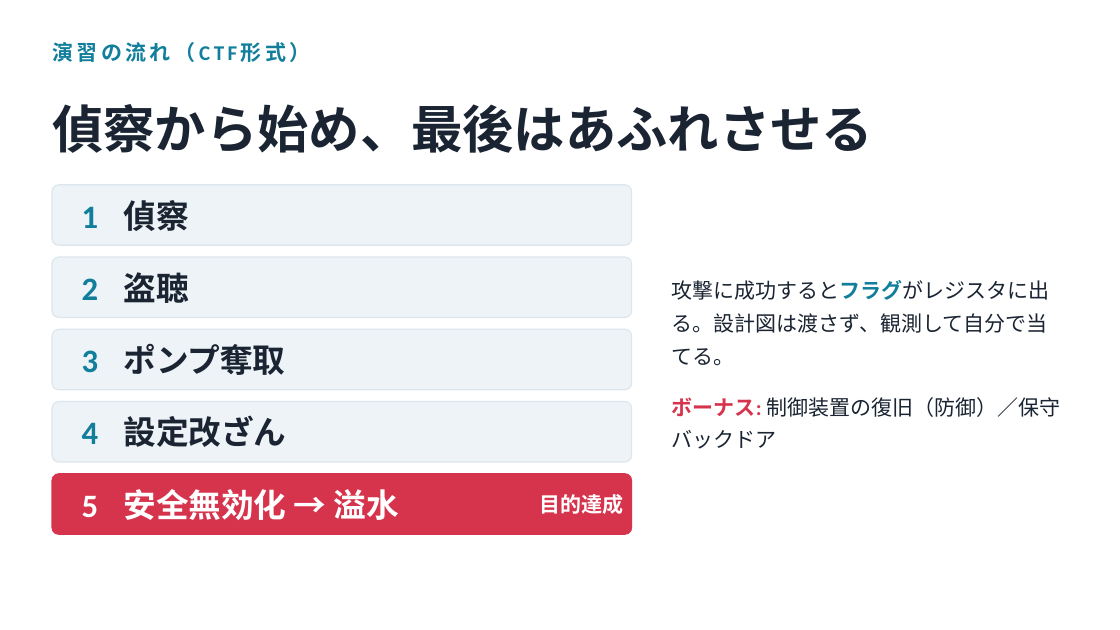
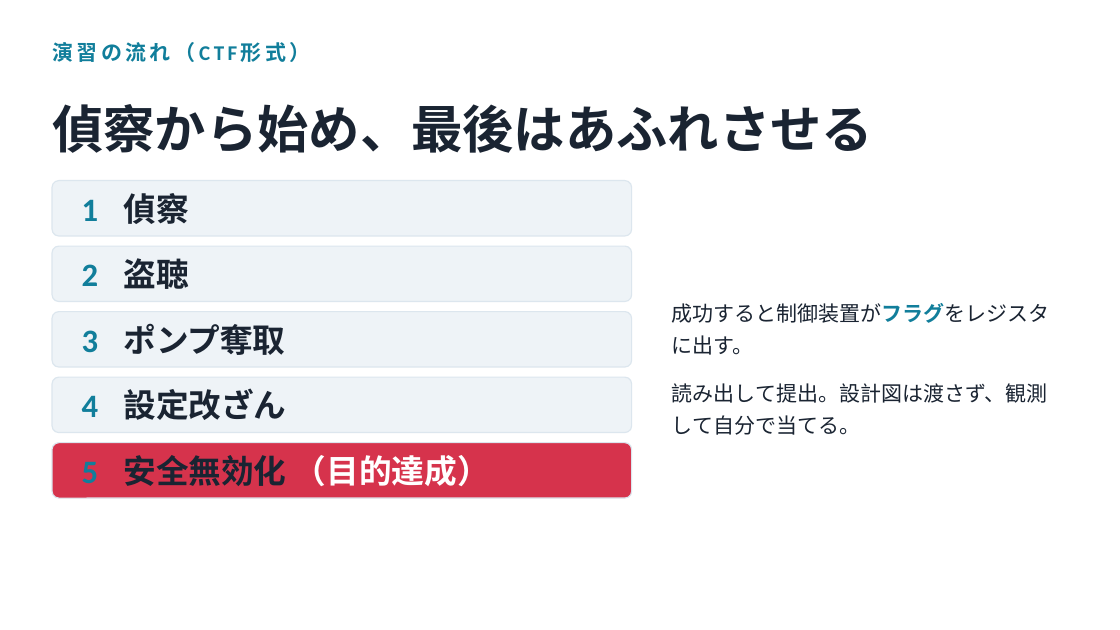
Before and after one commit to Tivo0921/ot-modbus-ctf, a slide deck: slide 7 of slides/ot-intro.pptx. Drawn at 1120x630 pixels with LibreOffice and Linux fonts; fonts in the diff are those of the drawing. Boxes give left, top, right and bottom in pixels: in the first picture for what was removed or moved away, otherwise in the second. Text is boxed around its words. In the diff, an @@ line names an element or a change of style, - is before the commit and + after.

```diff
--- a/slides/ot-intro.pptx
+++ b/slides/ot-intro.pptx
@@ rounded rectangle: place and size @@
-rounded rectangle at box(52, 185, 632, 245)
+rounded rectangle at box(52, 181, 632, 236)
@@ text "1": place and size @@
-text "1" at box(82, 206, 99, 228)
+text "1" at box(82, 199, 99, 221)
@@ text "偵察": place and size @@
-text "偵察" at box(123, 200, 188, 231)
+text "偵察" at box(123, 193, 188, 224)
@@ rounded rectangle: place and size @@
-rounded rectangle at box(52, 257, 632, 318)
+rounded rectangle at box(52, 246, 632, 302)
@@ text "2": place and size @@
-text "2" at box(82, 278, 99, 300)
+text "2" at box(82, 264, 99, 286)
@@ text "盗聴": place and size @@
-text "盗聴" at box(123, 272, 188, 303)
+text "盗聴" at box(123, 258, 188, 289)
@@ rounded rectangle: place and size @@
-rounded rectangle at box(52, 329, 632, 390)
+rounded rectangle at box(52, 312, 632, 367)
@@ text "3": place and size @@
-text "3" at box(82, 350, 99, 373)
+text "3" at box(82, 330, 99, 353)
@@ text "ポンプ奪取": place and size @@
-text "ポンプ奪取" at box(123, 343, 285, 375)
+text "ポンプ奪取" at box(123, 323, 285, 355)
@@ text at box(672, 303, 1050, 435): text changed @@
-攻撃に成功するとフラグがレジスタに出る。設計図は渡さず、観測して自分で当てる。
-ボーナス: 制御装置の復旧（防御）／保守バックドア
+成功すると制御装置がフラグをレジスタに出す。
+読み出して提出。設計図は渡さず、観測して自分で当てる。
@@ proportions changed in 4 elements at box(52, 181, 632, 236), box(52, 246, 632, 302), box(52, 312, 632, 367), box(52, 377, 632, 433) @@
@@ rounded rectangle: place and size @@
-rounded rectangle at box(52, 402, 632, 462)
+rounded rectangle at box(52, 377, 632, 433)
@@ text "4": place and size @@
-text "4" at box(82, 422, 99, 444)
+text "4" at box(82, 395, 99, 417)
@@ text "設定改ざん": place and size @@
-text "設定改ざん" at box(123, 415, 286, 447)
+text "設定改ざん" at box(123, 388, 286, 420)
@@ rounded rectangle: place and size @@
-rounded rectangle at box(52, 474, 632, 534)
+rounded rectangle at box(52, 443, 632, 498)
@@ rounded rectangle at box(52, 443, 632, 498): outline #D6334C 1 pt to #DCE6EE 1 pt; proportions changed @@
@@ text "5": place and size @@
-text "5" at box(82, 496, 99, 517)
+text "5" at box(82, 462, 99, 483)
@@ text "5" at box(82, 462, 99, 483): text colour #FFFFFF to #117E9B @@
@@ text at box(123, 455, 490, 486): text changed @@
-安全無効化 → 溢水
+安全無効化 （目的達成）
@@ text removed at box(539, 494, 623, 514) @@
-目的達成
```
Also in this commit, not shown: 4 other slides changed, 8 other files.
